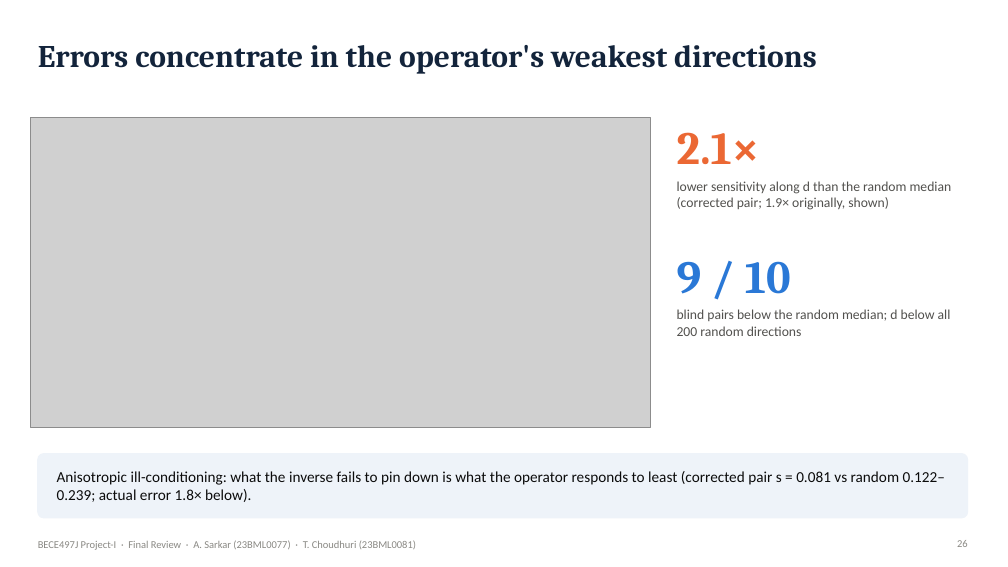
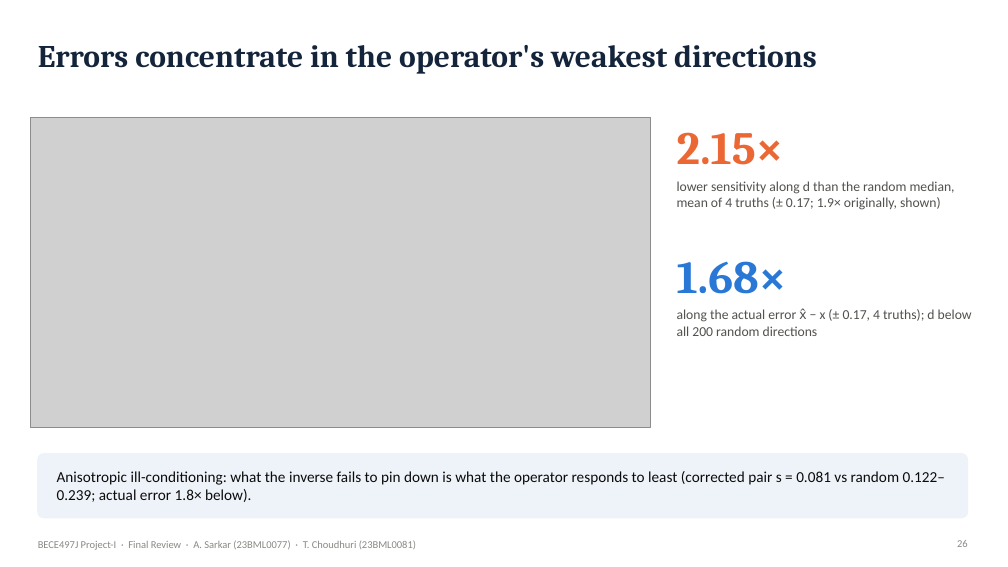
Before and after one commit to Ivxn404/semantic-decoding-tribe-inversion, a slide deck: slide 26 of deck/Final_Sarkar_Choudhuri.pptx. Drawn at 1008x567 pixels with LibreOffice and Linux fonts; fonts in the diff are those of the drawing; grey boxes stand for pictures. Boxes give left, top, right and bottom in pixels: in the first picture for what was removed or moved away, otherwise in the second. Text is boxed around its words. In the diff, an @@ line names an element or a change of style, - is before the commit and + after.

Commit message:
Barrier and sensitivity tests on four ground truths: update results, figures, report, poster, deck, demo, docs

```diff
--- a/deck/Final_Sarkar_Choudhuri.pptx
+++ b/deck/Final_Sarkar_Choudhuri.pptx
@@ text at (677, 132, 784, 165): text changed @@
-2.1×
+2.15×
@@ text at (677, 181, 955, 210): text changed @@
-lower sensitivity along d than the random median (corrected pair; 1.9× originally, shown)
+lower sensitivity along d than the random median, mean of 4 truths (± 0.17; 1.9× originally, shown)
@@ text at (677, 261, 787, 294): text changed @@
-9 / 10
+1.68×
@@ text at (677, 308, 972, 336): text changed @@
-blind pairs below the random median; d below all 200 random directions
+along the actual error x̂ − x (± 0.17, 4 truths); d below all 200 random directions
```
Also in this commit, not shown: 12 other slides changed, 18 other files.
